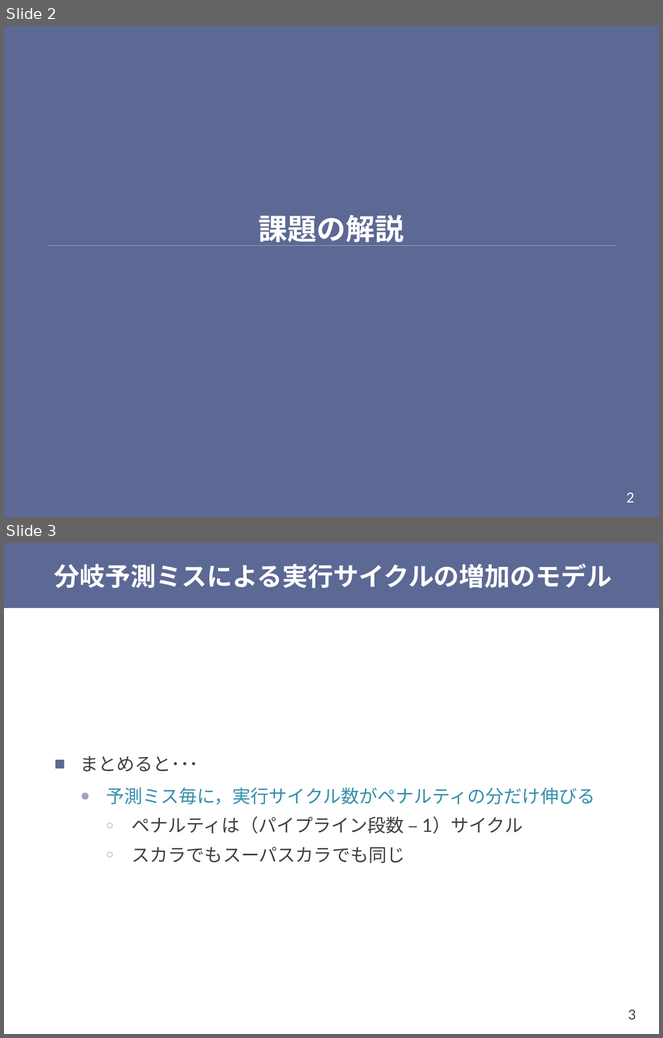
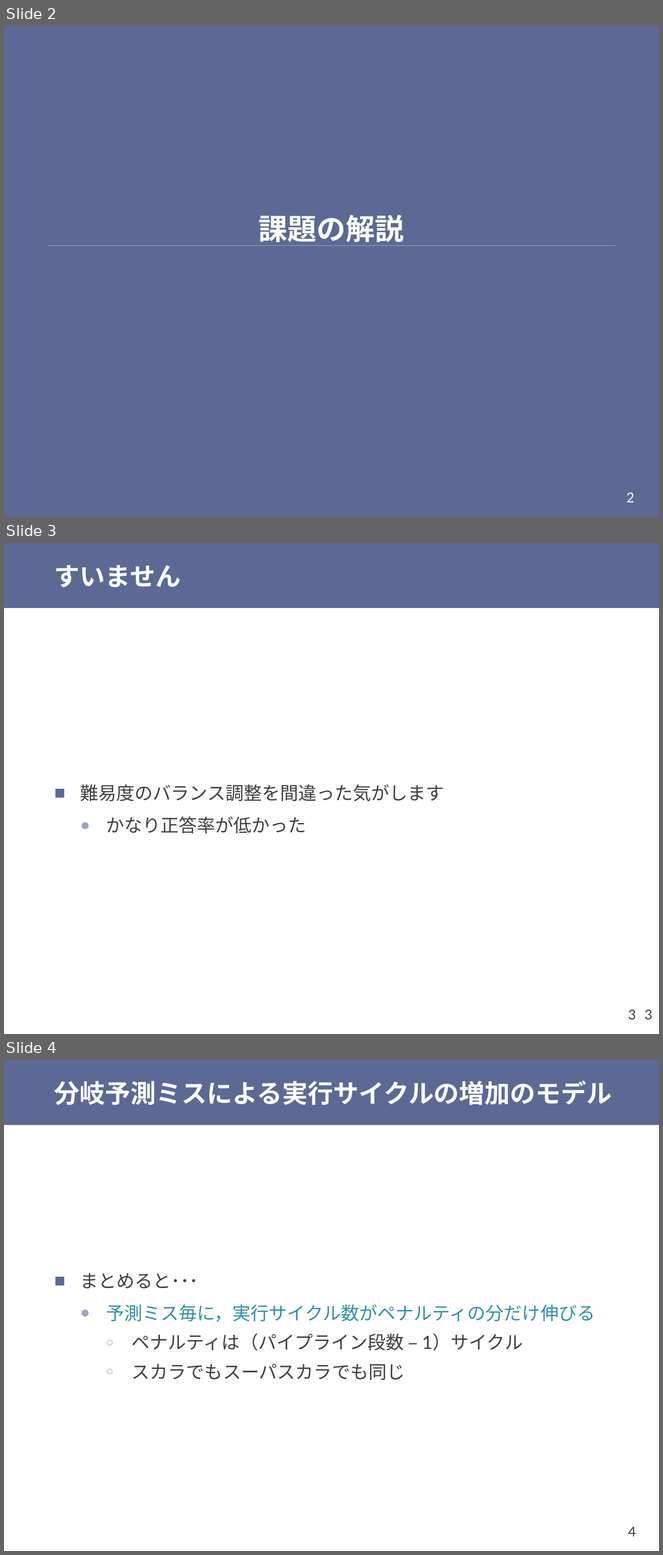
Before and after one commit to shioyadan/otya-computer-architecture-i, a slide deck: cai-shioya-09.pptx. Shown one above the other, each under a label of ours: slides 2 and 3 before the commit, slides 2, 3 and 4 after it. The pictures are 663x1038 and 663x1555 pixels, drawn with LibreOffice and Linux fonts; fonts in the diff are those of the drawing. Boxes give left, top, right and bottom in pixels: in the first picture for what was removed or moved away, otherwise in the second. Text is boxed around its words. In the diff, an @@ line names an element or a change of style, - is before the commit and + after.

Commit message:
間違いを訂正

```diff
--- a/cai-shioya-09.pptx
+++ b/cai-shioya-09.pptx
@@ slide 3 added at [4,543,659,1034], background #FFFFFF; not listed: 2 template elements that a slide beside it also shows @@
@@ title added at [54,565,181,588], 28 pt, text #FFFFFF, bold @@
+すいません
@@ text added at [80,784,444,834], 20 pt, text #404040 @@
+■ 難易度のバランス調整を間違った気がします
+  ● かなり正答率が低かった
@@ page number added at [629,1010,636,1020], 15 pt, text #404040 @@
+3
@@ what was slide 3 is now slide 4 @@
@@ page number at [629,1527,636,1537]: text changed @@
-3
+4
```
Also in this commit, not shown: 1 other file.
